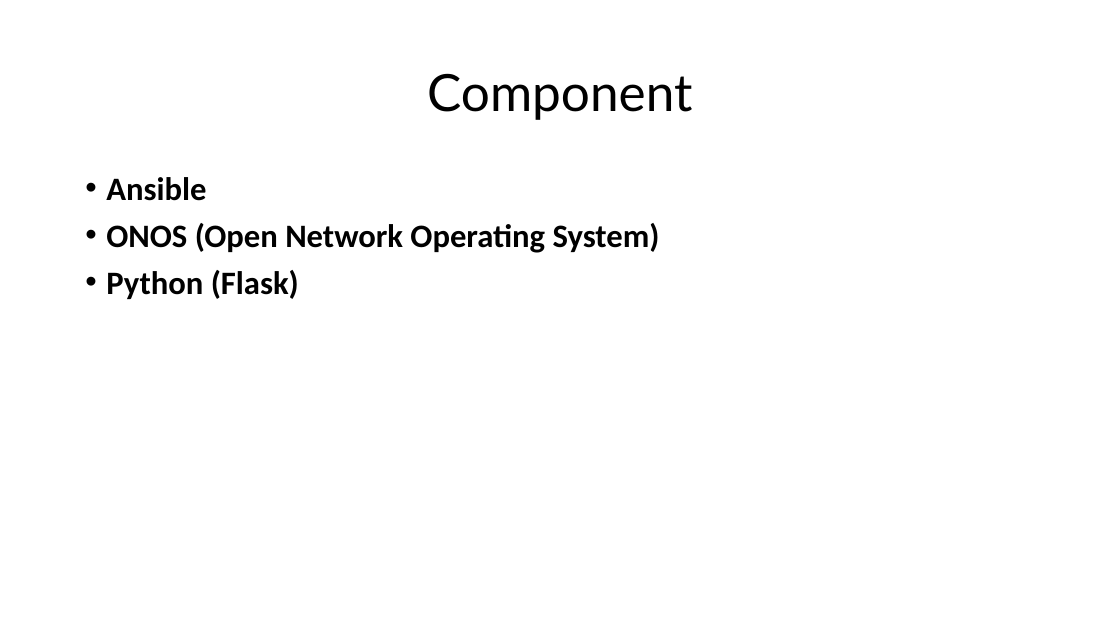
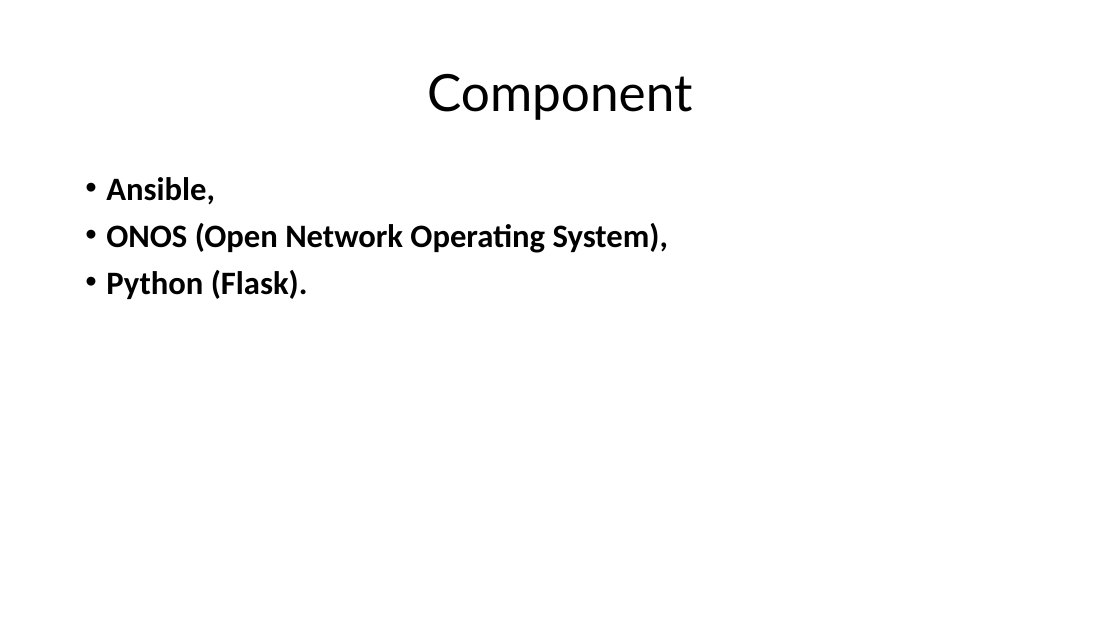
Before and after one commit to zufardhiyaulhaq/PureFlow, a slide deck: slide 5 of docs/PureFlow.pptx. Drawn at 1120x630 pixels with LibreOffice and Linux fonts; fonts in the diff are those of the drawing. Boxes give left, top, right and bottom in pixels: in the first picture for what was removed or moved away, otherwise in the second. Text is boxed around its words. In the diff, an @@ line names an element or a change of style, - is before the commit and + after.

```diff
--- a/docs/PureFlow.pptx
+++ b/docs/PureFlow.pptx
@@ text at bbox=[106, 177, 668, 299]: text changed @@
-• Ansible
-• ONOS (Open Network Operating System)
-• Python (Flask)
+• Ansible,
+• ONOS (Open Network Operating System),
+• Python (Flask).
```
Also in this commit, not shown: 2 other slides changed, 1 other file.
